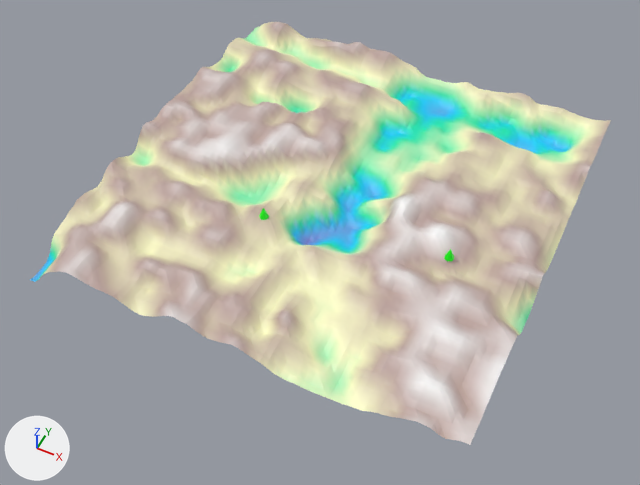
The glTF model docs/data/Model/glb/004327_with_tree.glb: old version first, new version second.
Both versions are drawn from a camera (50 mm lens) standing at (-71.4108, 3.886, 0.0275) and looking at (-71.4219, 3.9083, -0.0003). The axes (+X, +Y, +Z) are drawn at lower left. The lights are the same throughout. Where no turn or scale is listed for an object, it has been applied to the vertices.

Objects in the first picture: 'terrain', 'trees'.
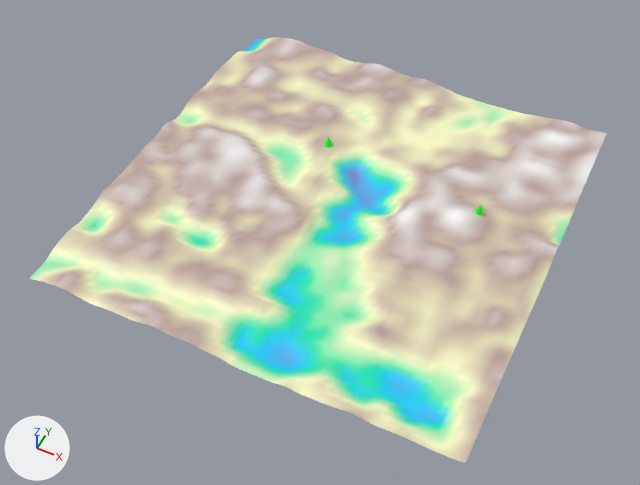
What the commit changed:
me_geometry_0 has 4761 vertices, 9248 faces and spans x -71.4312..-71.4128, y 3.9009..3.9193, z 0.0..0.0021.
me_geometry_0 is used by ob_terrain; location (0.0, 0.0, 0.0).
me_geometry_0 part 1: the whole mesh is scaled about its middle by (1, -1, 0.4), then moved by (0.0, 0.0, -0.0006).
me_geometry_1 has 26 vertices, 24 faces and spans x -71.42408..-71.41614, y 3.90693..3.90841, z 0.00147..0.00221.
me_geometry_1 is used by ob_trees; location (0.0, 0.0, 0.0).
me_geometry_1 part 2: the loose piece of 13 vertices spanning x -71.42408..-71.42368, y 3.90693..3.90733, z 0.00147..0.00197 is moved by (0.0, 0.00593, -0.00088).
me_geometry_1 part 3: the loose piece of 13 vertices spanning x -71.41653..-71.41614, y 3.90801..3.90841, z 0.00171..0.00221 is moved by (0.0, 0.00377, -0.00103).

Changed parts and their boxes (x1, y1, x2, y2) in the pictures (640 x 485 px; the box of a moved part takes in the faces that stretch with it):
'terrain', mesh rescaled
    before: (30, 22, 611, 445)
    after: (29, 37, 607, 463)
part 2 of me_geometry_1, moved or reshaped
    before: (259, 208, 269, 220)
    after: (324, 136, 333, 148)
part 3 of me_geometry_1, moved or reshaped
    before: (444, 249, 454, 261)
    after: (475, 205, 484, 216)
